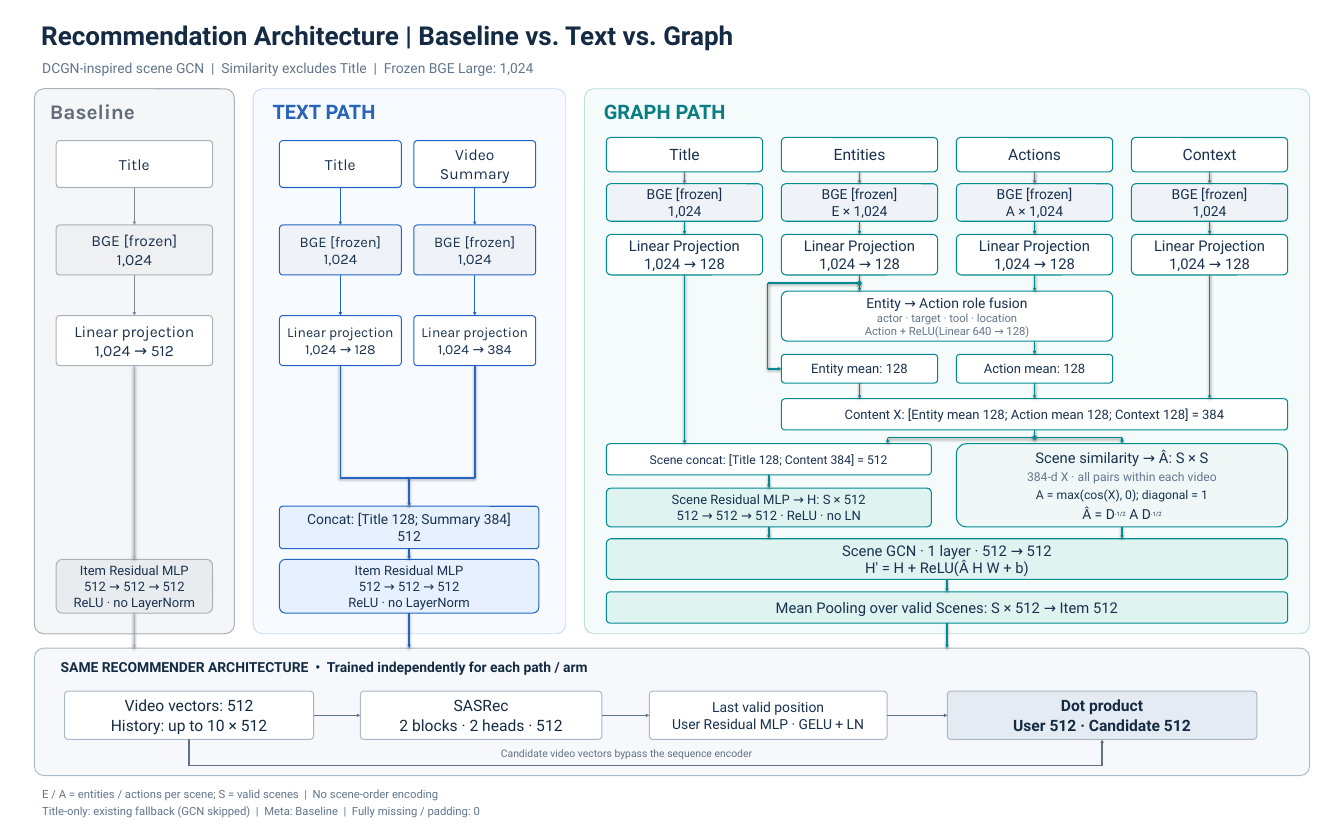
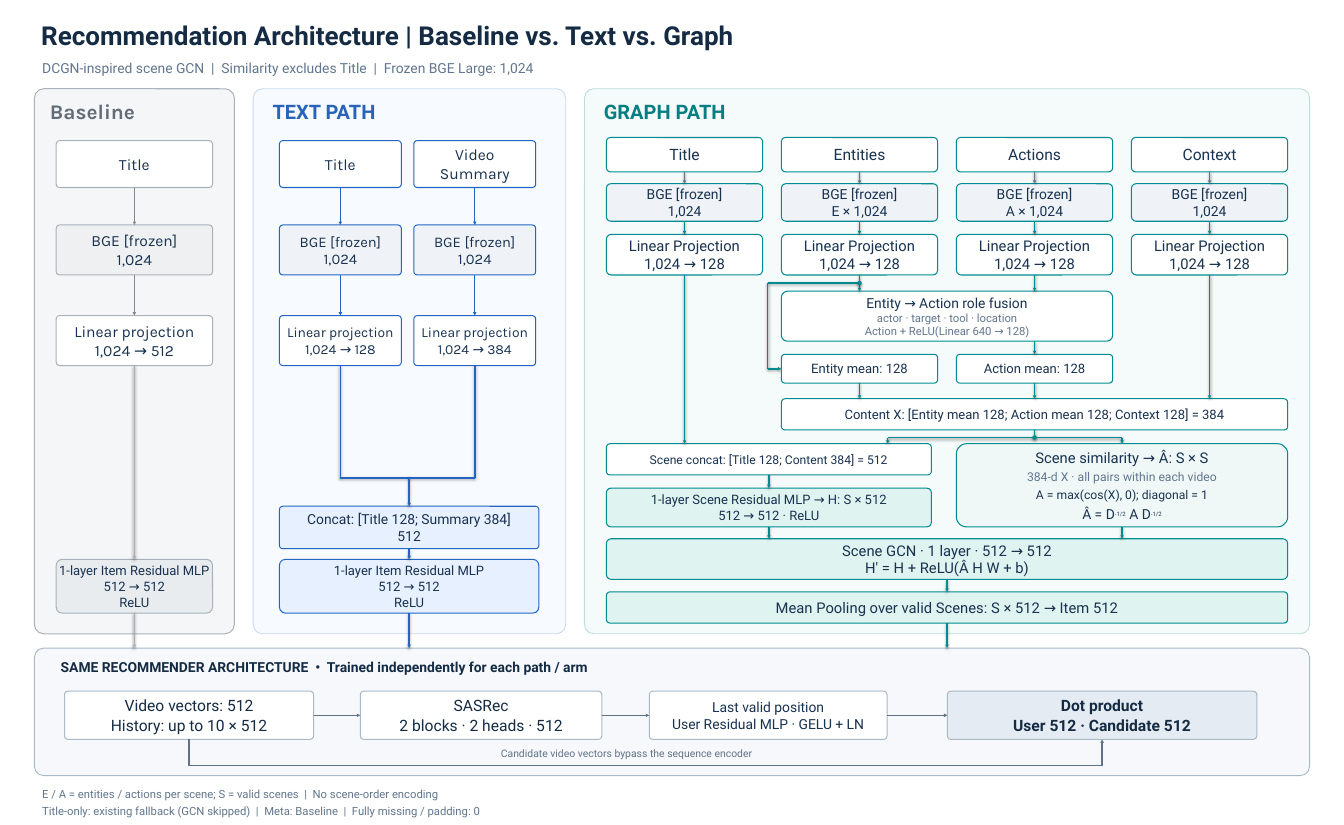
Before and after one commit to obeychoi0120/ViewingContextPipeline, a slide deck: slide 1 of docs/design/recsys_diagram_gnn.pptx. Drawn at 1344x825 pixels with LibreOffice and Linux fonts; fonts in the diff are those of the drawing. Boxes give left, top, right and bottom in pixels: in the first picture for what was removed or moved away, otherwise in the second. Text is boxed around its words. In the diff, an @@ line names an element or a change of style, - is before the commit and + after.

```diff
--- a/docs/design/recsys_diagram_gnn.pptx
+++ b/docs/design/recsys_diagram_gnn.pptx
@@ text at <box>651,494,887,520</box>: text changed @@
-Scene Residual MLP → H: S × 512
-512 → 512 → 512 · ReLU · no LN
+1-layer Scene Residual MLP → H: S × 512
+512 → 512 · ReLU
@@ text in rounded rectangle at <box>59,565,210,607</box>: text changed @@
-Item Residual MLP
-512 → 512 → 512
-ReLU · no LayerNorm
+1-layer Item Residual MLP
+512 → 512
+ReLU
@@ text in rounded rectangle at <box>334,565,485,607</box>: text changed @@
-Item Residual MLP
-512 → 512 → 512
-ReLU · no LayerNorm
+1-layer Item Residual MLP
+512 → 512
+ReLU
```
Also in this commit, not shown: 15 other files.
